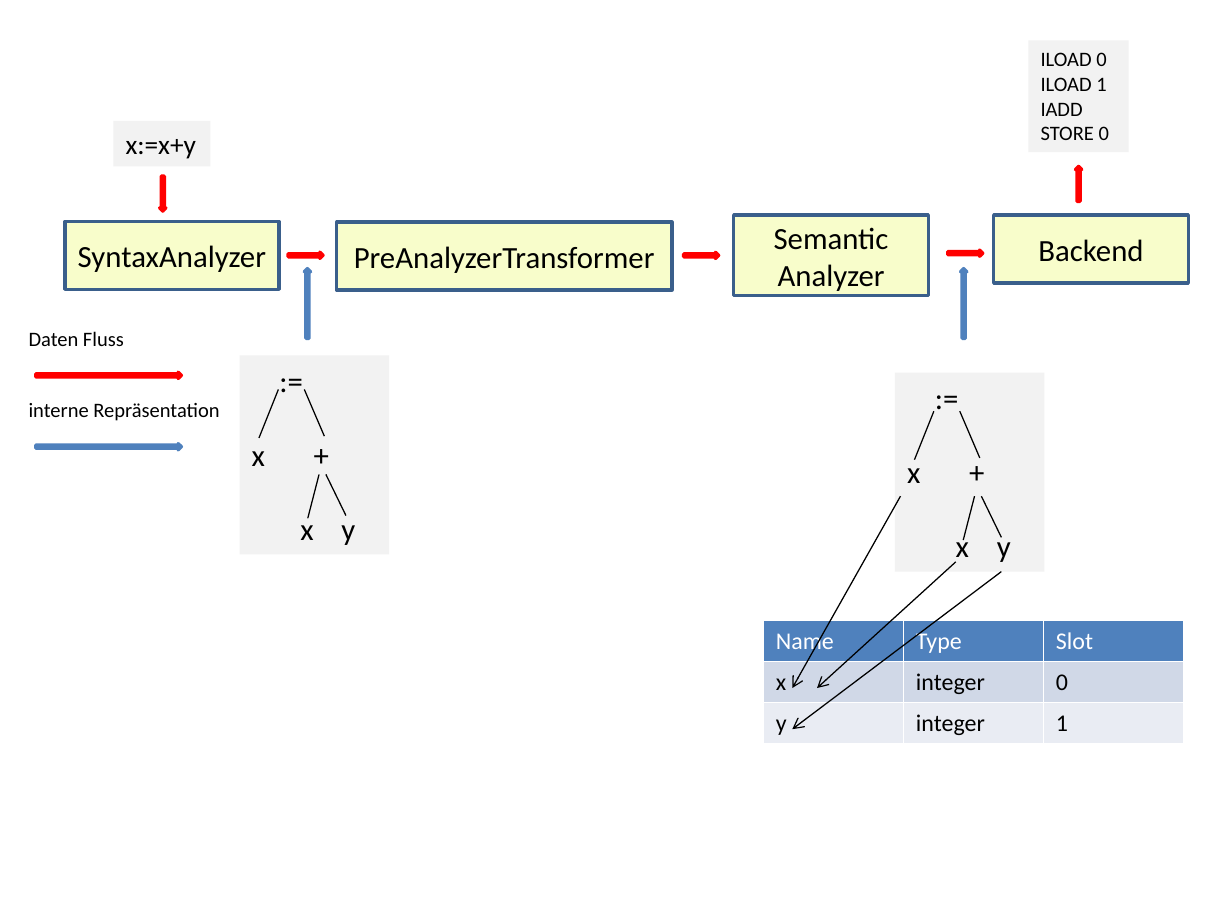
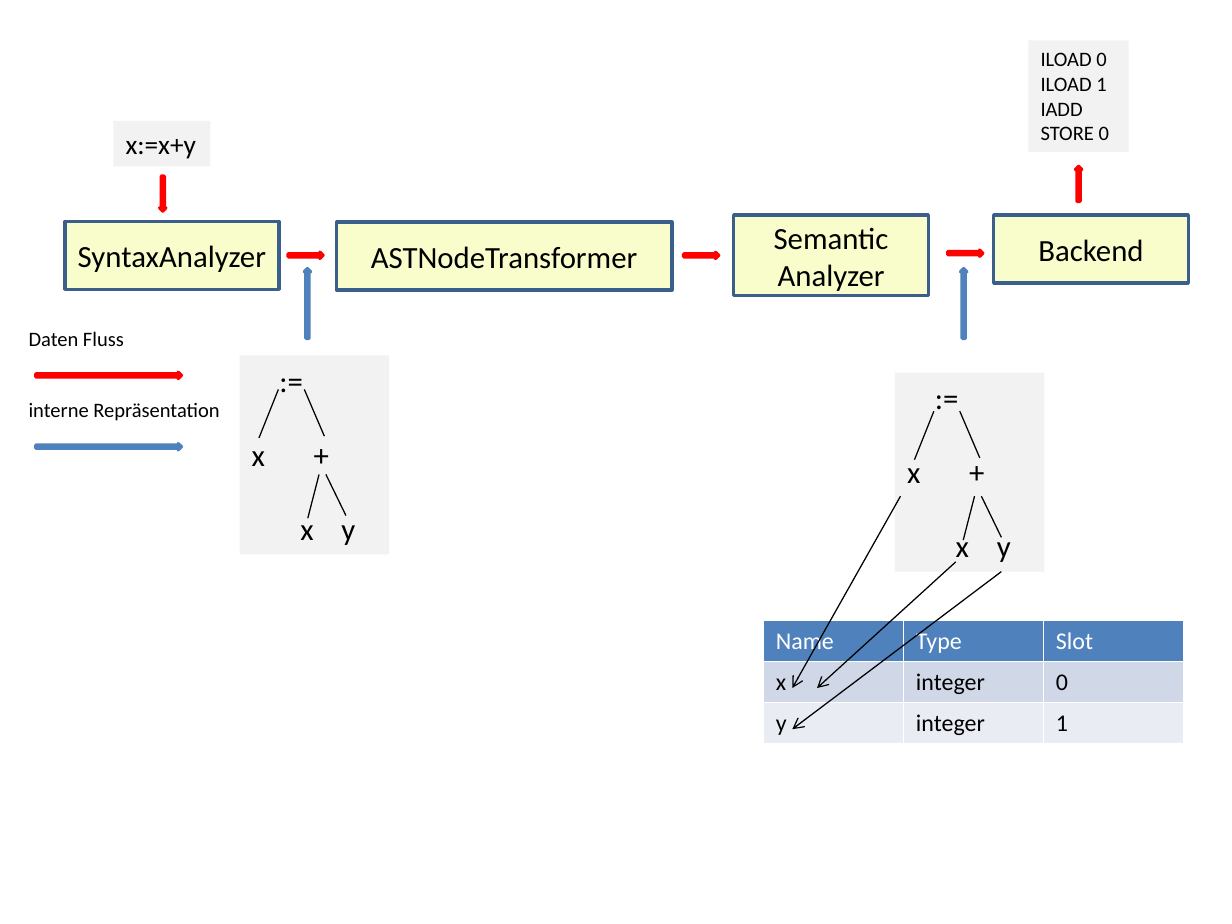
Before and after one commit to chrreisinger/OpenVC, a slide deck: slide 1 of document/Masterarbeit/images/CompilerPhasen.pptx. Drawn at 1232x924 pixels with LibreOffice and Linux fonts; fonts in the diff are those of the drawing. Boxes give left, top, right and bottom in pixels: in the first picture for what was removed or moved away, otherwise in the second. Text is boxed around its words. In the diff, an @@ line names an element or a change of style, - is before the commit and + after.

```diff
--- a/document/Masterarbeit/images/CompilerPhasen.pptx
+++ b/document/Masterarbeit/images/CompilerPhasen.pptx
@@ text in rectangle at [371, 246, 637, 269]: text changed @@
-PreAnalyzerTransformer
+ASTNodeTransformer
```
Also in this commit, not shown: 47 other files.
